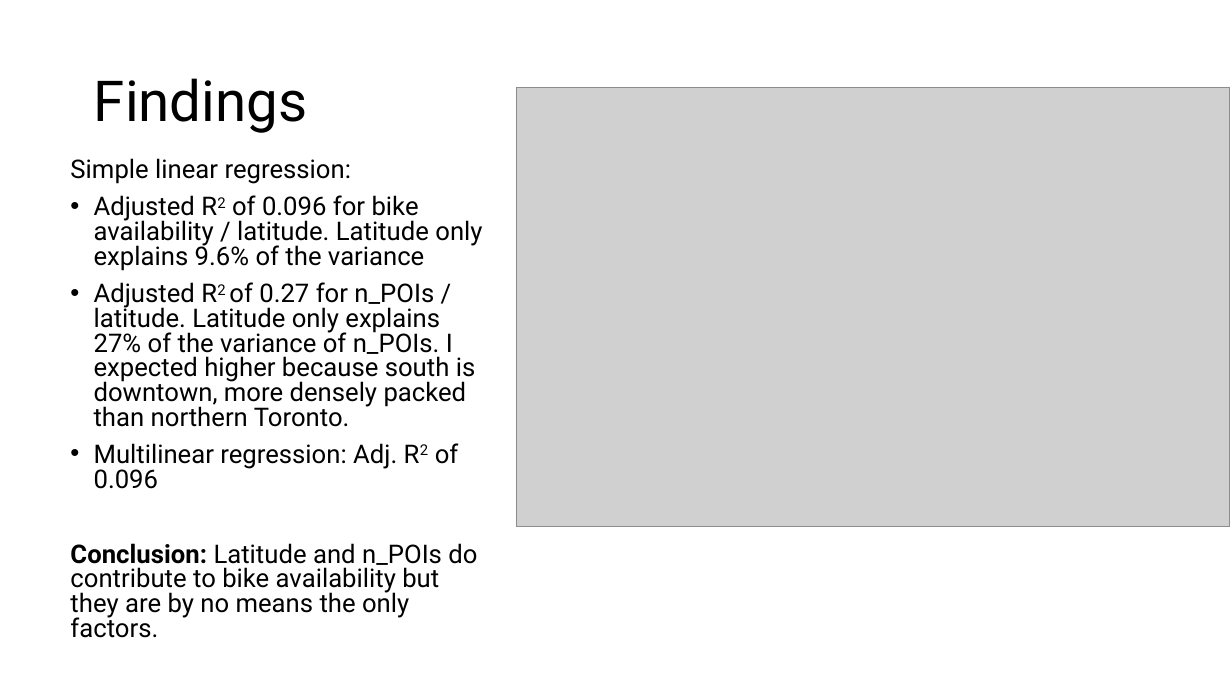
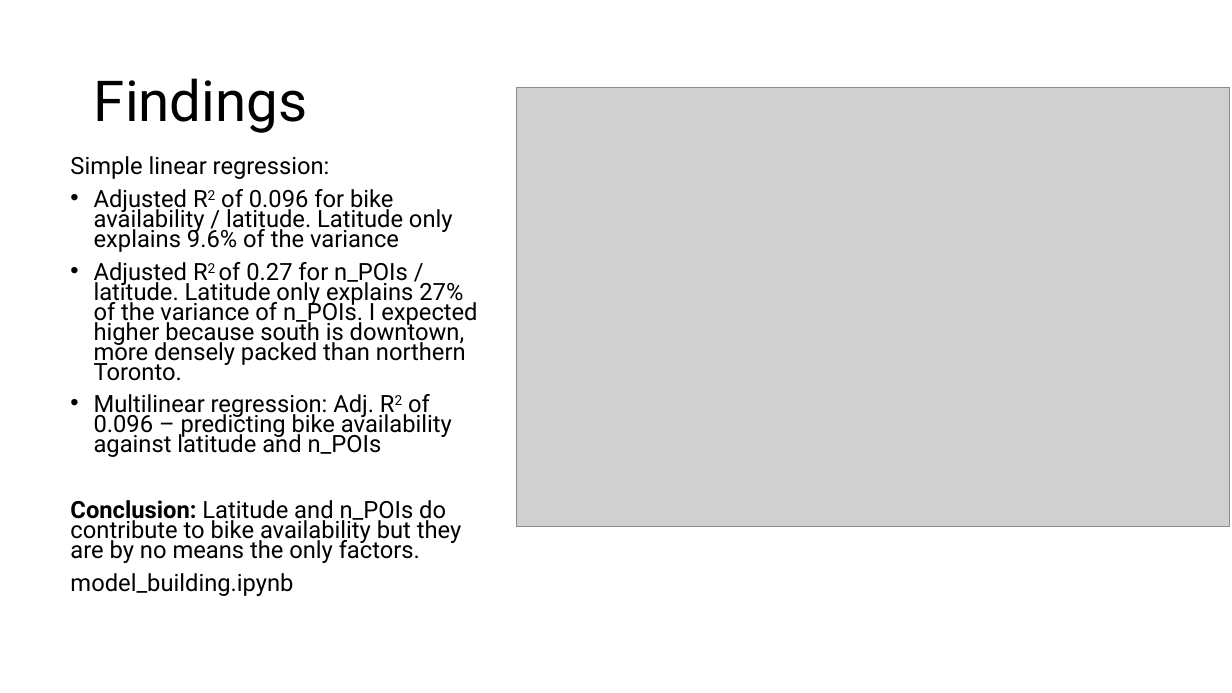
Before and after one commit to tjjdoherty/python-statistical-modelling, a slide deck: slide 6 of python prez.pptx. Drawn at 1232x693 pixels with LibreOffice and Linux fonts; fonts in the diff are those of the drawing; grey boxes stand for pictures. Boxes give left, top, right and bottom in pixels: in the first picture for what was removed or moved away, otherwise in the second. Text is boxed around its words. In the diff, an @@ line names an element or a change of style, - is before the commit and + after.

```diff
--- a/python prez.pptx
+++ b/python prez.pptx
@@ text at bbox=[70, 156, 477, 563]: size 20 to 18.5 pt in "Simple linear regression:", "Adjusted R2 of 0.096 for bike availability ...", "Adjusted R2 of 0.27 for n_POIs / ...", "Conclusion: Latitude and n_POIs do contribute to ..."; line spacing 0.8 to 0.7 @@
@@ text at bbox=[94, 394, 452, 457]: text changed; size 20 to 18.5 pt @@
-• Multilinear regression: Adj. R2 of 0.096
+• Multilinear regression: Adj. R2 of 0.096 – predicting bike availability against latitude and n_POIs
@@ text at bbox=[70, 573, 293, 596]: paragraph added @@
+model_building.ipynb
```
Also in this commit, not shown: 2 other slides changed, 1 other file.
